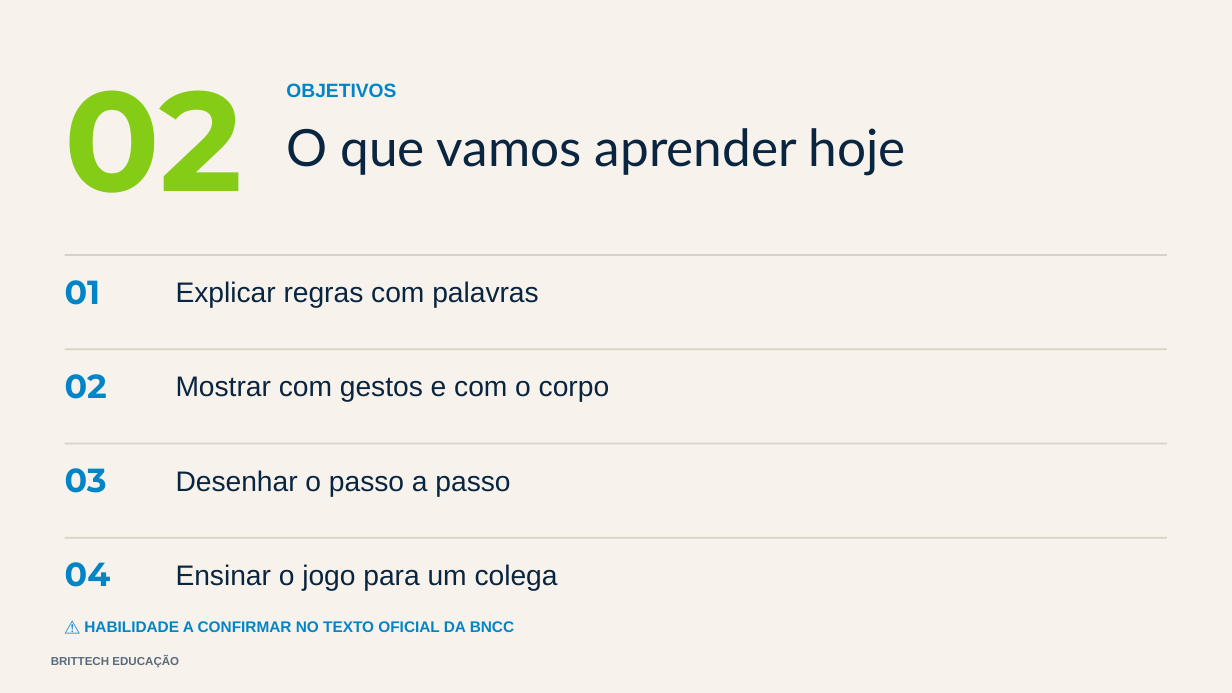
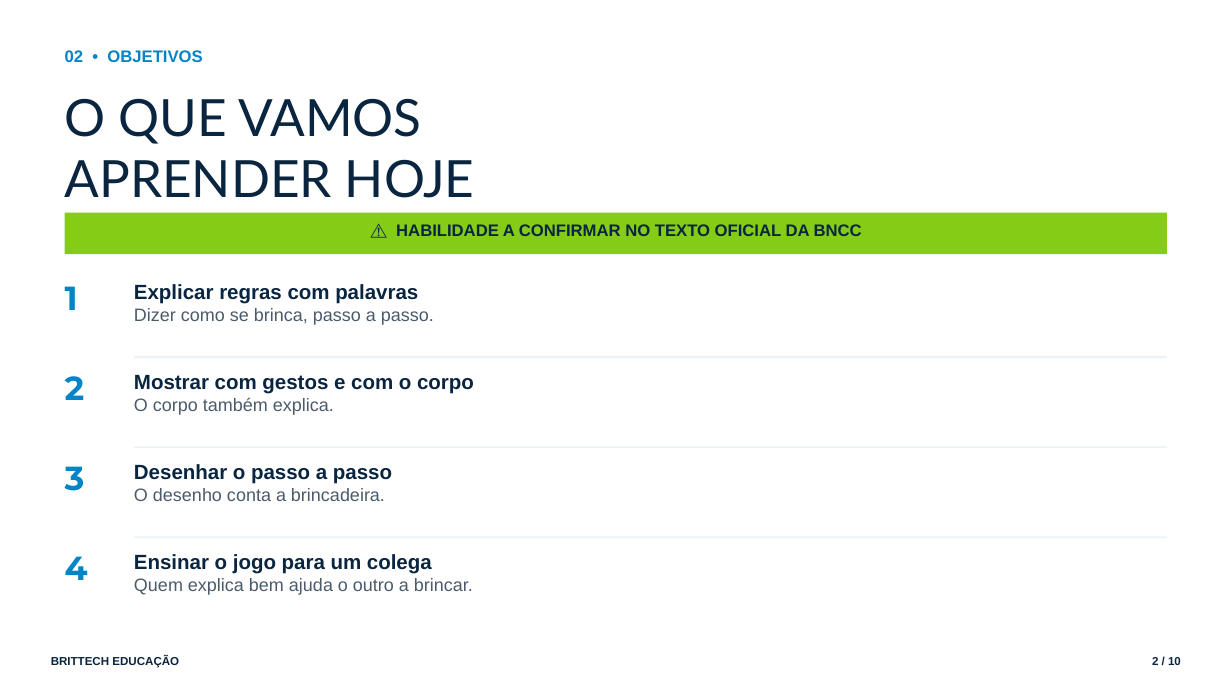
Before and after one commit to thiagollipe-web/brittech-educacao-aulas, a slide deck: slide 2 of fundamental-1/educacao-fisica-1ano-explicar-brincadeiras.pptx. Drawn at 1232x693 pixels with LibreOffice and Linux fonts; fonts in the diff are those of the drawing. Boxes give left, top, right and bottom in pixels: in the first picture for what was removed or moved away, otherwise in the second. Text is boxed around its words. In the diff, an @@ line names an element or a change of style, - is before the commit and + after.

```diff
--- a/fundamental-1/educacao-fisica-1ano-explicar-brincadeiras.pptx
+++ b/fundamental-1/educacao-fisica-1ano-explicar-brincadeiras.pptx
@@ rectangle removed at (0, 0, 1232, 693) @@
@@ text at (65, 50, 202, 62): text changed; size 110 to 13 pt; font Montserrat to Arial; text colour #84CC16 to #0284C7 @@
-02
+02 • OBJETIVOS
@@ text removed at (286, 83, 396, 98) @@
-OBJETIVOS
@@ text at (65, 98, 475, 198): text changed @@
-O que vamos aprender hoje
+O QUE VAMOS
+APRENDER HOJE
@@ text "⚠ HABILIDADE A CONFIRMAR NO ...": place and size @@
-text "⚠ HABILIDADE A CONFIRMAR NO ..." at (84, 621, 514, 632)
+text "⚠ HABILIDADE A CONFIRMAR NO ..." at (396, 224, 862, 236)
@@ text "⚠ HABILIDADE A CONFIRMAR NO ..." at (396, 224, 862, 236): size 12 to 13 pt, text colour #0284C7 to #0A2540; alignment left to centre; less space between paragraphs @@
@@ rectangle: place and size @@
-rectangle at (65, 254, 1167, 256)
+rectangle at (65, 213, 1167, 254)
@@ rectangle at (65, 213, 1167, 254): fill #D8D2C4 to #84CC16 @@
@@ text at (65, 286, 78, 310): text changed @@
-01
+1
@@ text at (134, 284, 418, 304): size 22 to 16 pt, bold on in "Explicar regras com palavras"; less space between paragraphs @@
@@ text "Explicar regras com palavras": place and size @@
-text "Explicar regras com palavras" at (176, 281, 539, 308)
+text "Explicar regras com palavras" at (134, 284, 434, 325)
@@ text at (134, 308, 434, 325): paragraph added @@
+Dizer como se brinca, passo a passo.
@@ fill #D8D2C4 to #EAF3FA in 3 elements at (134, 536, 1167, 538), (134, 446, 1167, 448), (134, 356, 1167, 358) @@
@@ rectangle: place and size @@
-rectangle at (65, 348, 1167, 350)
+rectangle at (134, 356, 1167, 358)
@@ text at (65, 376, 85, 400): text changed @@
-02
+2
@@ text at (134, 375, 474, 394): size 22 to 16 pt, bold on in "Mostrar com gestos e com o corpo"; less space between paragraphs @@
@@ text "Mostrar com gestos e com ...": place and size @@
-text "Mostrar com gestos e com ..." at (176, 376, 609, 402)
+text "Mostrar com gestos e com ..." at (134, 375, 474, 415)
@@ text at (134, 397, 334, 415): paragraph added @@
+O corpo também explica.
@@ rectangle: place and size @@
-rectangle at (65, 443, 1167, 445)
+rectangle at (134, 446, 1167, 448)
@@ text at (65, 466, 85, 491): text changed @@
-03
+3
@@ text at (134, 464, 392, 484): size 22 to 16 pt, bold on in "Desenhar o passo a passo"; less space between paragraphs @@
@@ text "Desenhar o passo a passo": place and size @@
-text "Desenhar o passo a passo" at (176, 470, 510, 497)
+text "Desenhar o passo a passo" at (134, 464, 392, 501)
@@ text at (134, 488, 385, 501): paragraph added @@
+O desenho conta a brincadeira.
@@ rectangle: place and size @@
-rectangle at (65, 537, 1167, 539)
+rectangle at (134, 536, 1167, 538)
@@ text at (65, 556, 88, 580): text changed @@
-04
+4
@@ text at (134, 554, 432, 574): size 22 to 16 pt, bold on in "Ensinar o jogo para um colega"; less space between paragraphs @@
@@ text "Ensinar o jogo para um ...": place and size @@
-text "Ensinar o jogo para um ..." at (176, 564, 558, 591)
+text "Ensinar o jogo para um ..." at (134, 554, 473, 595)
@@ text at (134, 578, 473, 595): paragraph added @@
+Quem explica bem ajuda o outro a brincar.
@@ text "BRITTECH EDUCAÇÃO" at (51, 656, 179, 668): text colour #5A6B7D to #0A2540; less space between paragraphs @@
@@ text added at (1152, 657, 1181, 665), 9 pt, text #0A2540, bold @@
+2 / 10
```
Also in this commit, not shown: 4 other slides changed, 5 slides added, 3 slides removed, 4 other files.
